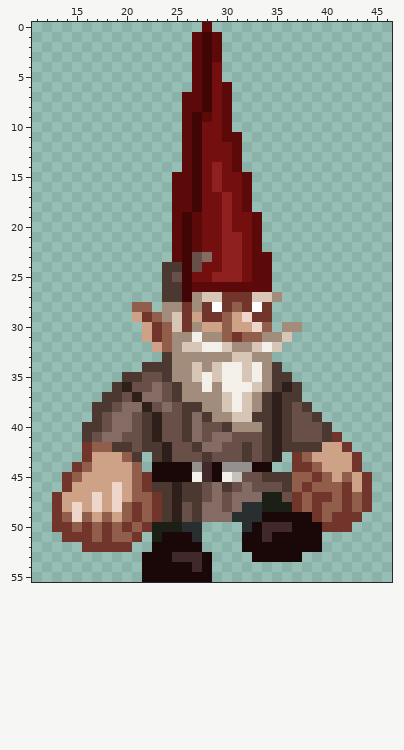
Edited in one commit: pixel-art sprite (Assets/Art/Bestiary/Unseelie Fey/Redcap/ANIM_UF_Redcap_Walk/ANIM_UF_Redcap_Walk_Frame7.png). The picture above is the old version.
The file is 56x56 pixels. Colours within 5 levels of each other are drawn and written as one. Shown: x 11..46, y 0..55.
And afterwards:
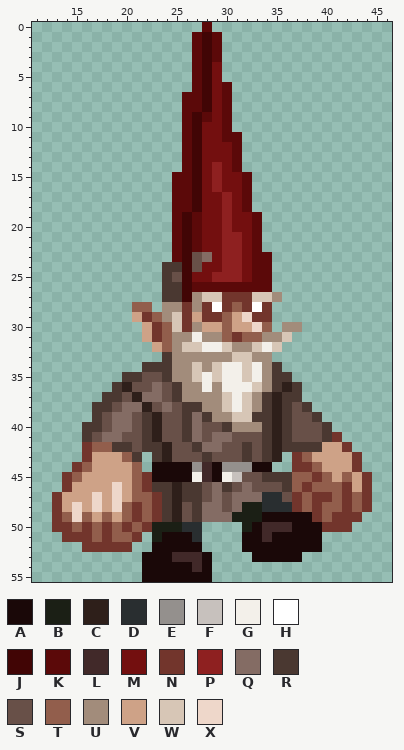
Palette (. is transparent): A #1a0808  B #1b1f15  C #2e1f1a  D #292e30  E #94908d  F #c7c1bd  G #f3f0ea  H #ffffff  J #410505  K #5b0909  L #412929  M #730f0f  N #72352c  P #8e2020  Q #846c64  R #4a3831  S #685048  T #925e4c  U #a28c7b  V #cea287  W #d7c6b6  X #eed7ca
From old to new:
@@ x 29..38 @@
 46 QRSQSSSRTN
-47 QSQQQBBSNT
-48 QSQDDBBBNT
-49 QQDDDAAAAA
-50 ...DALLLAA
+47 QSQQQDDSNT
+48 QSQBBDDDNT
+49 QQBBBAAAAA
+50 ...BALLLAA
 51 ...AALAAAA
